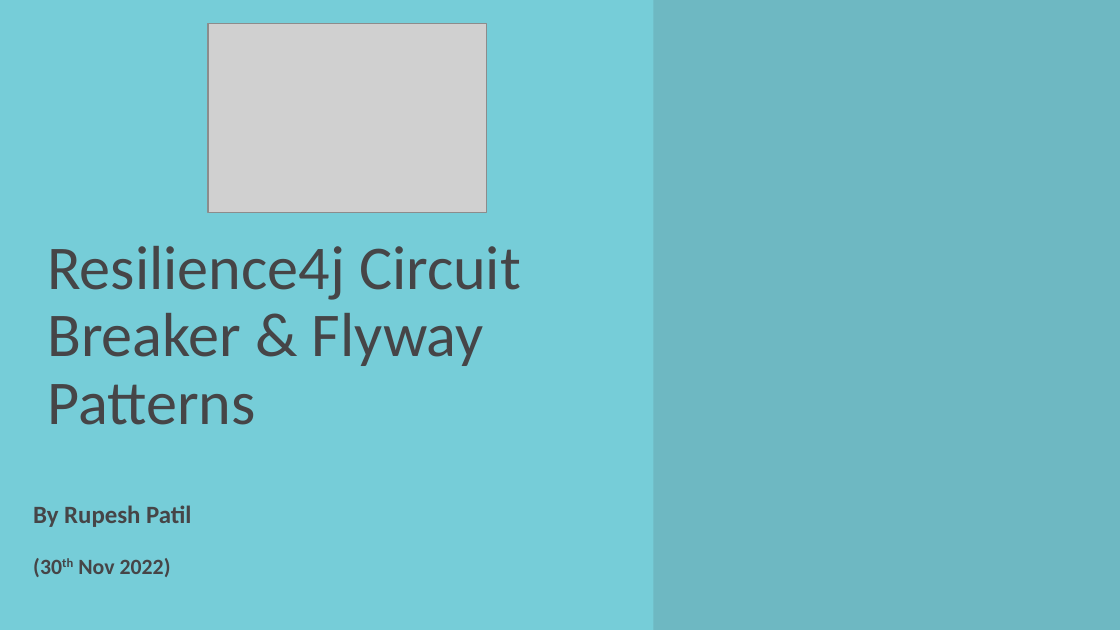
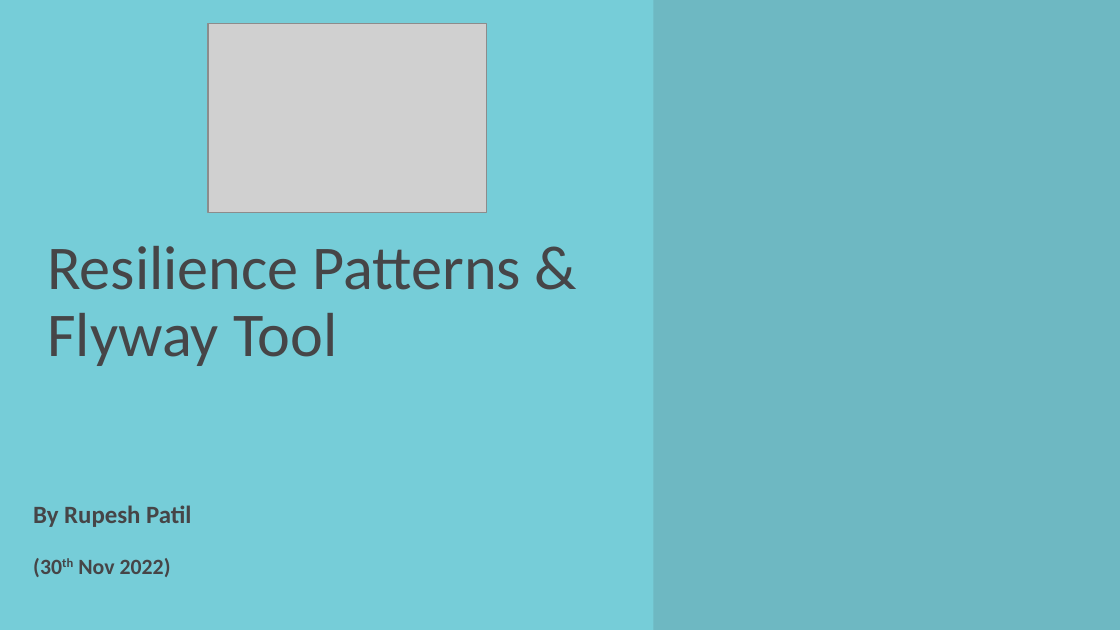
Before and after one commit to rupeshpatil761/jpop-ecommerce-system, a slide deck: slide 1 of PPT/JPOPBatch10--Circuit Breaker & Flyway Patterns.pptx. Drawn at 1120x630 pixels with LibreOffice and Linux fonts; fonts in the diff are those of the drawing; grey boxes stand for pictures; background and template pictures are left out. Boxes give left, top, right and bottom in pixels: in the first picture for what was removed or moved away, otherwise in the second. Text is boxed around its words. In the diff, an @@ line names an element or a change of style, - is before the commit and + after.

```diff
--- a/PPT/JPOPBatch10--Circuit Breaker & Flyway Patterns.pptx
+++ b/PPT/JPOPBatch10--Circuit Breaker & Flyway Patterns.pptx
@@ title at <box>47,246,521,366</box>: text changed @@
-Resilience4j Circuit Breaker & Flyway Patterns
+Resilience Patterns & Flyway Tool
```
Also in this commit, not shown: 5 other slides changed, 1 slide added, 7 other files.
